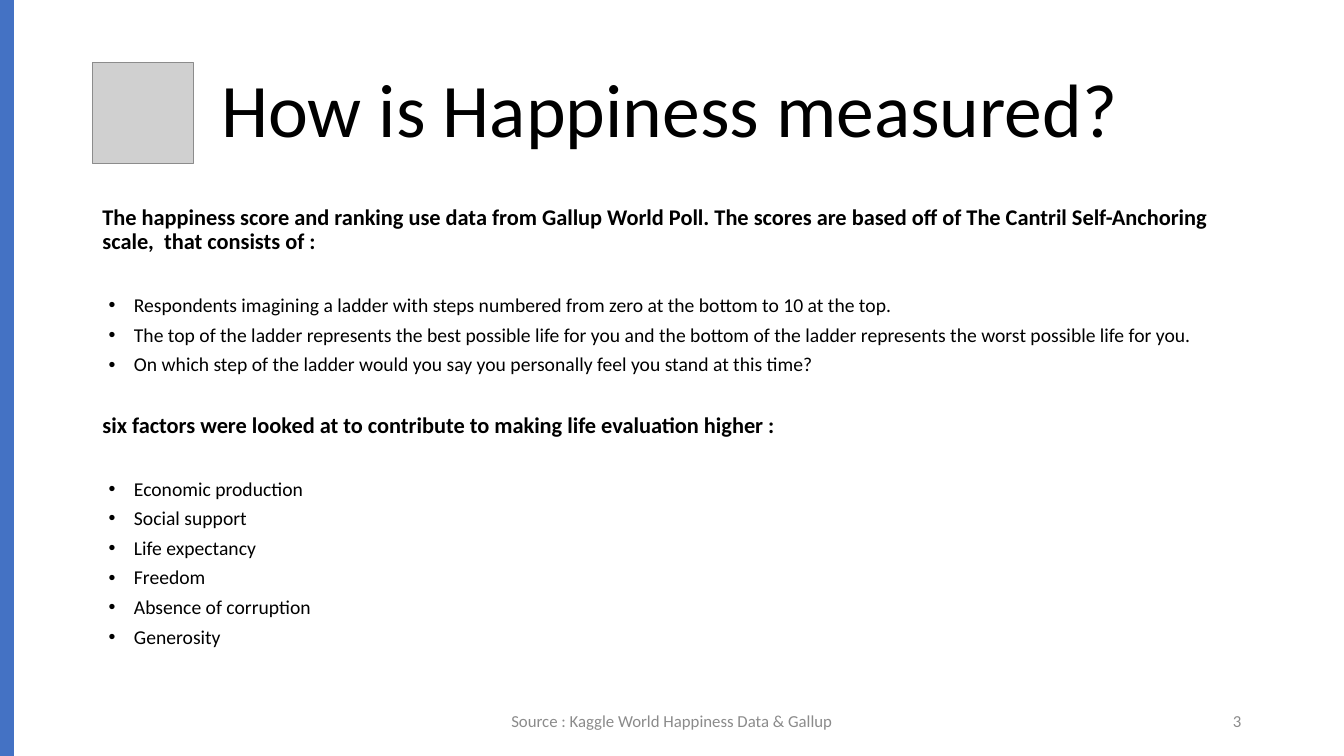
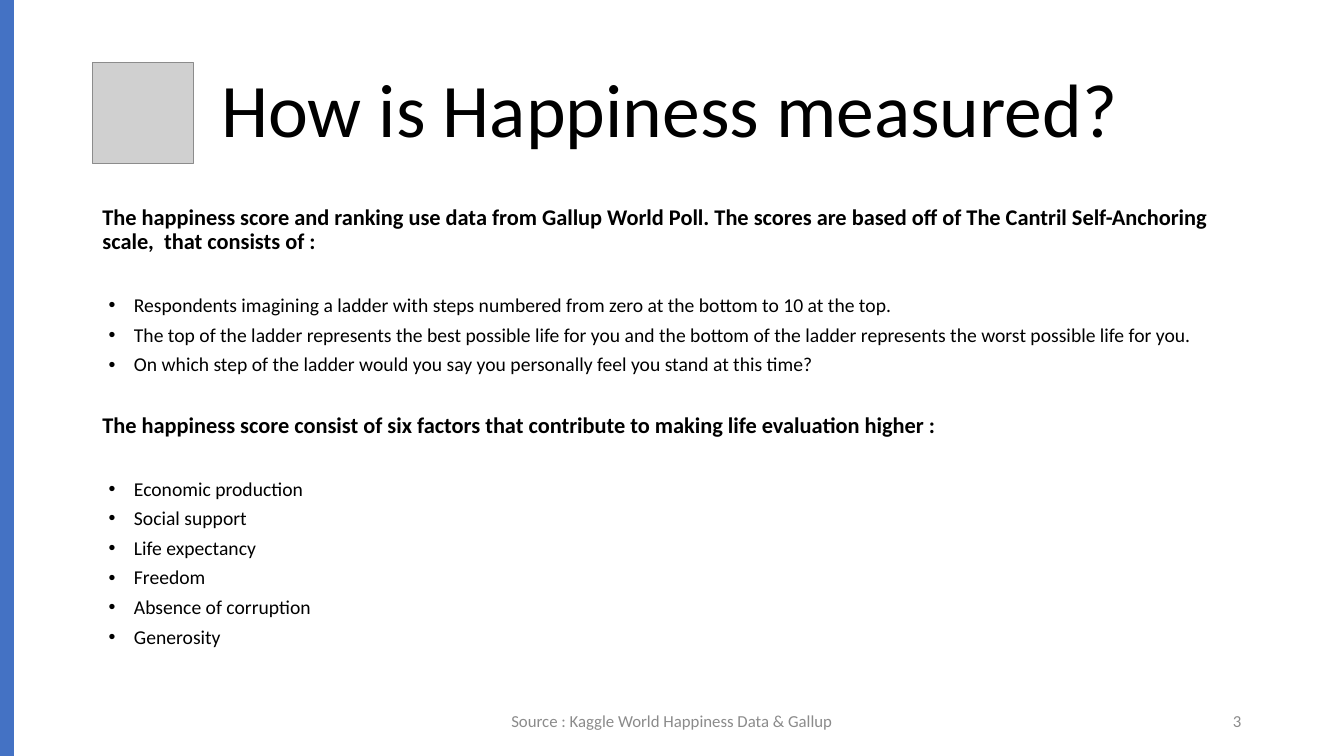
Before and after one commit to jcook25/project-one, a slide deck: slide 3 of World Happiness Report .pptx. Drawn at 1344x756 pixels with LibreOffice and Linux fonts; fonts in the diff are those of the drawing; grey boxes stand for pictures. Boxes give left, top, right and bottom in pixels: in the first picture for what was removed or moved away, otherwise in the second. Text is boxed around its words. In the diff, an @@ line names an element or a change of style, - is before the commit and + after.

```diff
--- a/World Happiness Report .pptx
+++ b/World Happiness Report .pptx
@@ text at box(102, 417, 924, 437): text changed @@
-six factors were looked at to contribute to making life evaluation higher :
+The happiness score consist of six factors that contribute to making life evaluation higher :
```
Also in this commit, not shown: 1 slide added, 5 slides removed, 14 other files.
